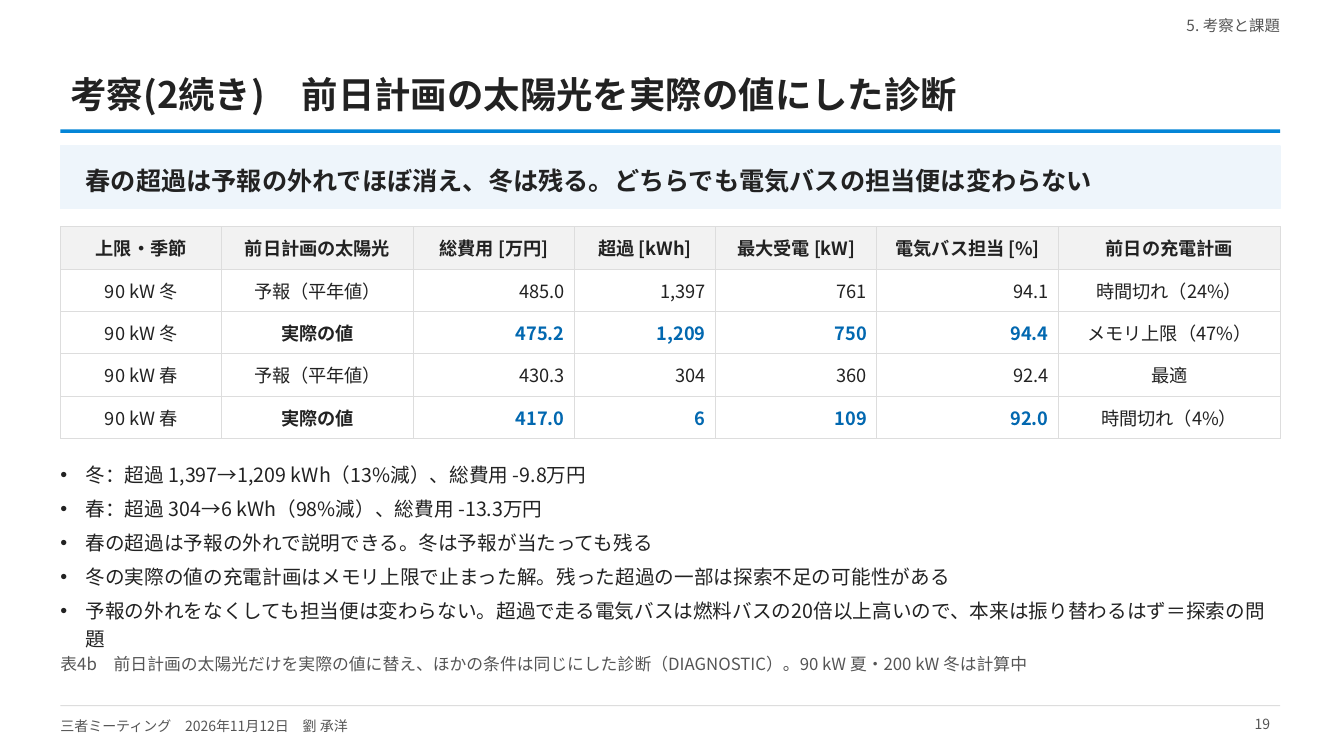
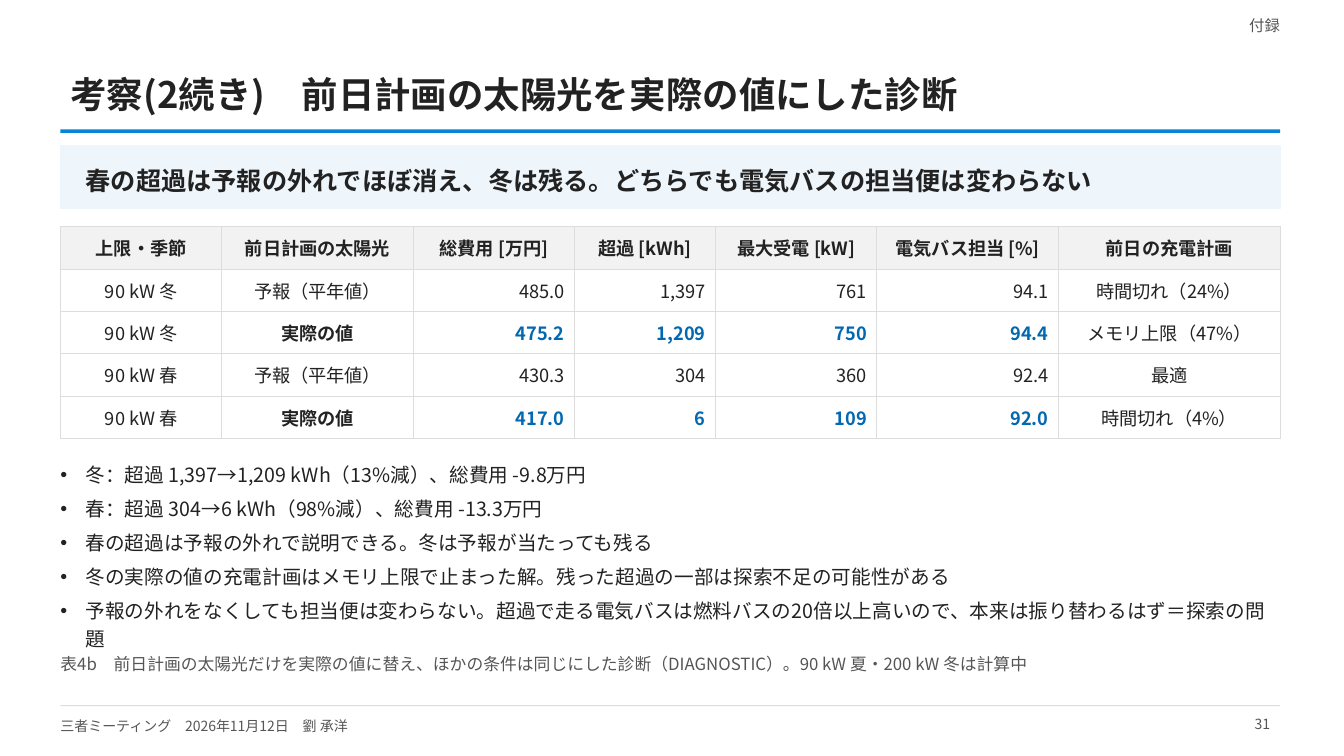
Before and after one commit to CYLIU2003/master-course, a slide deck: slide 31 of outcome/2026-11-12_three_party/three_party_20261112.pptx (slide 19 before the commit). Drawn at 1344x756 pixels with LibreOffice and Linux fonts; fonts in the diff are those of the drawing. Boxes give left, top, right and bottom in pixels: in the first picture for what was removed or moved away, otherwise in the second. Text is boxed around its words. In the diff, an @@ line names an element or a change of style, - is before the commit and + after.

```diff
--- a/outcome/2026-11-12_three_party/three_party_20261112.pptx
+++ b/outcome/2026-11-12_three_party/three_party_20261112.pptx
@@ text at (1249, 18, 1280, 33): text changed @@
-5. 考察と課題
+付録
@@ page number at (1255, 718, 1271, 729): text changed @@
-19
+31
```
Also in this commit, not shown: 18 other slides changed, 4 slides added, 4 other files.
